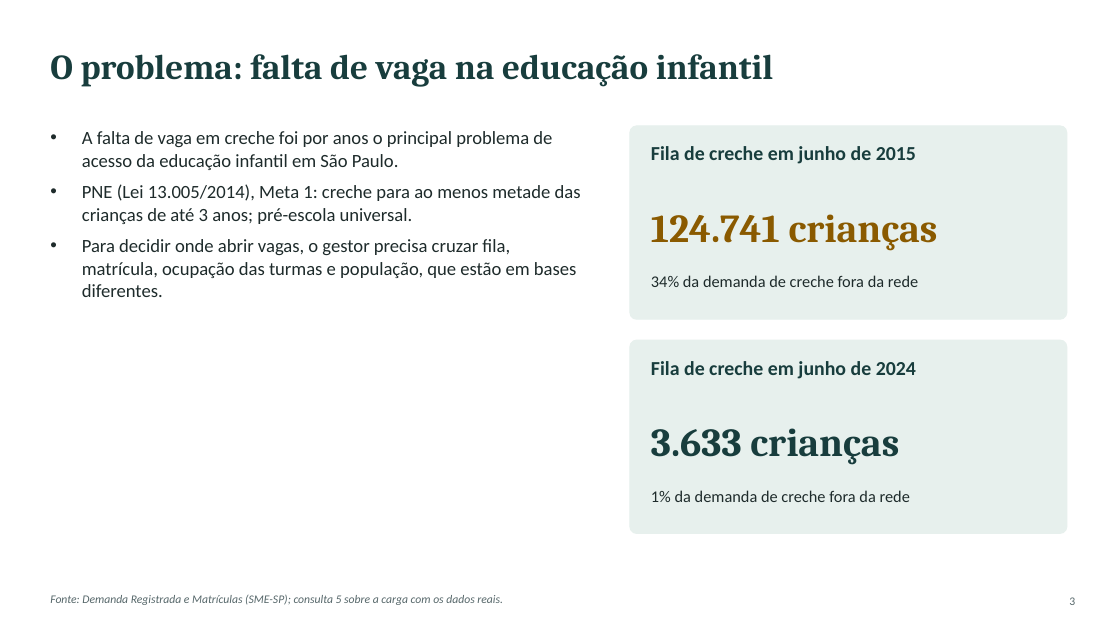
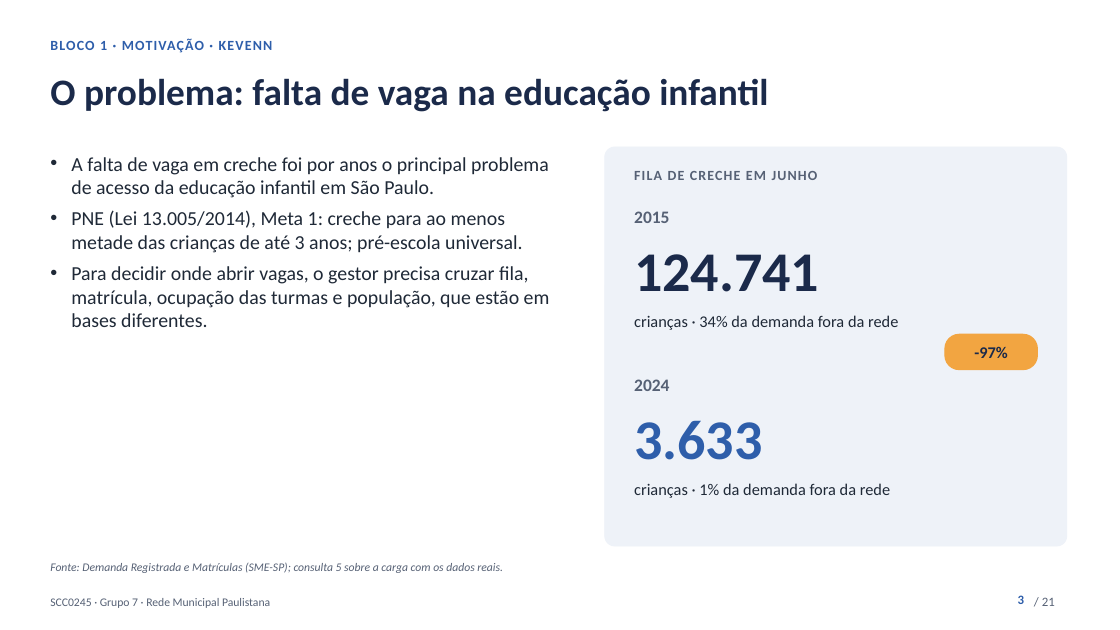
Before and after one commit to kevennlaranjeira/OLAP2026, a slide deck: slide 3 of docs/apresentacao/apresentacao-projeto1.pptx. Drawn at 1120x630 pixels with LibreOffice and Linux fonts; fonts in the diff are those of the drawing. Boxes give left, top, right and bottom in pixels: in the first picture for what was removed or moved away, otherwise in the second. Text is boxed around its words. In the diff, an @@ line names an element or a change of style, - is before the commit and + after.

Commit message:
docs(apresentacao): novo visual, número de página e animações (#4)
Slides com paleta única no tema, etiqueta de bloco e de quem apresenta, número de página, transição de esmaecimento e entrada em sequência dos cartões. Teste novo confere número de página, transição e animação.

```diff
--- a/docs/apresentacao/apresentacao-projeto1.pptx
+++ b/docs/apresentacao/apresentacao-projeto1.pptx
@@ text "O problema: falta de vaga ...": place and size @@
-text "O problema: falta de vaga ..." at box(50, 54, 774, 86)
+text "O problema: falta de vaga ..." at box(50, 78, 768, 112)
@@ text "O problema: falta de vaga ..." at box(50, 78, 768, 112): size 30 to 32 pt, font Cambria to Calibri, text colour #183D3D to #1B2A4A @@
@@ text added at box(50, 38, 273, 53), 12 pt, text #2E5EAA, bold @@
+BLOCO 1 · MOTIVAÇÃO · KEVENN
@@ rounded rectangle: place and size @@
-rounded rectangle at box(630, 126, 1067, 319)
+rounded rectangle at box(605, 147, 1067, 546)
@@ rounded rectangle at box(605, 147, 1067, 546): fill #E7F0ED to #EEF2F8; outline #E7F0ED 1 pt to #EEF2F8 0.75 pt; proportions changed @@
@@ text "A falta de vaga em ...": place and size @@
-text "A falta de vaga em ..." at box(82, 131, 581, 297)
+text "A falta de vaga em ..." at box(71, 157, 550, 327)
@@ text "A falta de vaga em ..." at box(71, 157, 550, 327): size 16 to 17 pt, text colour #1E2B2B to #1F2937; indent changed; less space between paragraphs @@
@@ text at box(634, 171, 818, 180): text changed; size 17 to 12 pt; text colour #183D3D to #566175 @@
-Fila de creche em junho de 2015
+FILA DE CRECHE EM JUNHO
@@ vertical alignment middle to top in 4 elements at box(634, 483, 890, 498), box(634, 420, 762, 460), box(634, 315, 898, 330), box(634, 254, 819, 292) @@
@@ text added at box(634, 211, 669, 223), 15 pt, text #566175, bold @@
+2015
@@ text at box(634, 254, 819, 292): text changed; size 34 to 48 pt; font Cambria to Calibri; text colour #8A5A00 to #1B2A4A @@
-124.741 crianças
+124.741
@@ text at box(634, 315, 898, 330): text changed; text colour #1E2B2B to #1F2937 @@
-34% da demanda de creche fora da rede
+crianças · 34% da demanda fora da rede
@@ rounded rectangle: place and size @@
-rounded rectangle at box(630, 340, 1067, 534)
+rounded rectangle at box(945, 334, 1038, 370)
@@ rounded rectangle at box(945, 334, 1038, 370): fill #E7F0ED to #F2A541; outline #E7F0ED 1 pt to #F2A541 1 pt; proportions changed @@
@@ text added at box(974, 346, 1007, 358), 14 pt, text #1B2A4A, bold @@
+-97%
@@ text added at box(634, 379, 669, 391), 15 pt, text #566175, bold @@
+2024
@@ text removed at box(651, 361, 916, 379) @@
-Fila de creche em junho de 2024
@@ text at box(634, 420, 762, 460): text changed; size 34 to 48 pt; font Cambria to Calibri; text colour #183D3D to #2E5EAA @@
-3.633 crianças
+3.633
@@ text at box(634, 483, 890, 498): text changed; text colour #1E2B2B to #1F2937 @@
-1% da demanda de creche fora da rede
+crianças · 1% da demanda fora da rede
@@ text "Fonte: Demanda Registrada e Matrículas ...": place and size @@
-text "Fonte: Demanda Registrada e Matrículas ..." at box(50, 595, 503, 605)
+text "Fonte: Demanda Registrada e Matrículas ..." at box(50, 563, 503, 573)
@@ text "Fonte: Demanda Registrada e Matrículas ..." at box(50, 563, 503, 573): text colour #56676A to #566175; vertical alignment middle to top @@
@@ text added at box(50, 598, 270, 608), 10 pt, text #566175 @@
+SCC0245 · Grupo 7 · Rede Municipal Paulistana
@@ page number: place and size @@
-page number at box(1069, 597, 1075, 605)
+page number at box(1018, 595, 1024, 604)
@@ page number at box(1018, 595, 1024, 604): size 10 to 11 pt, text colour #56676A to #2E5EAA, bold on; vertical alignment middle to top @@
@@ text added at box(1042, 597, 1055, 606), 11 pt, text #566175 @@
+/ 21
```
Also in this commit, not shown: 20 other slides changed, 4 other files.
